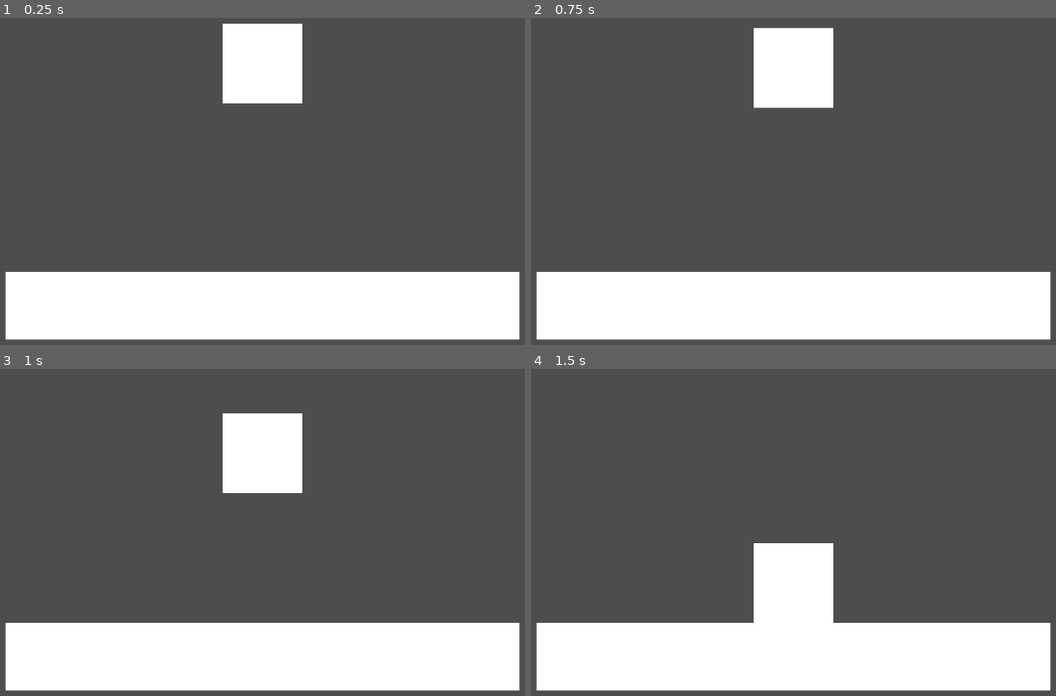
Above: before the commit, frames 1-4 (two rows, left to right).
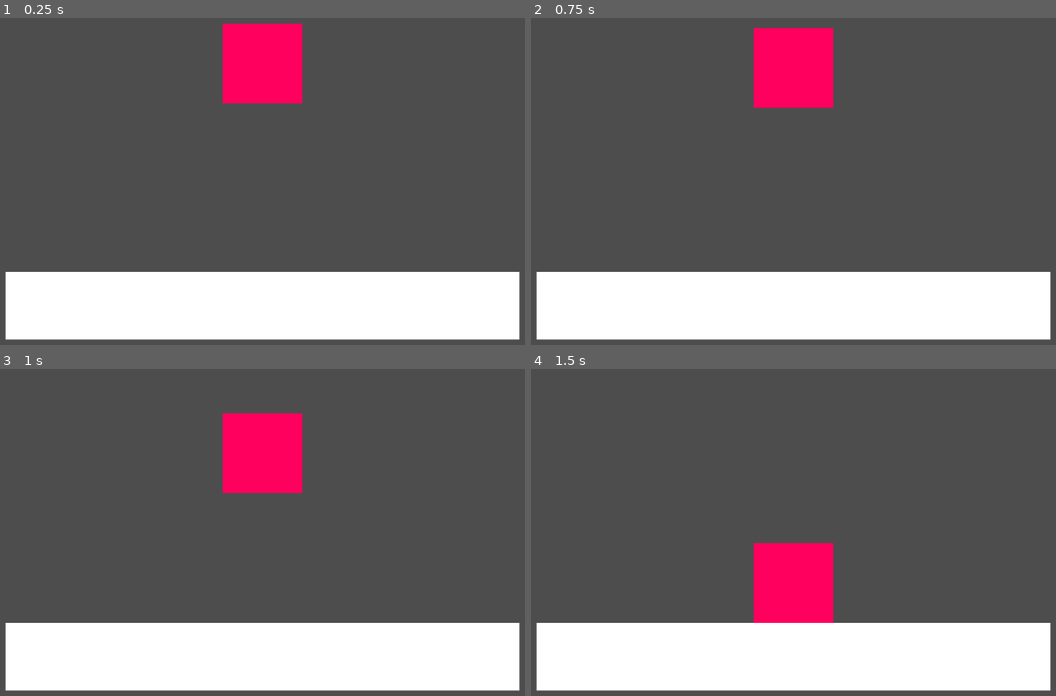
Above: after the commit, the same moments.

Repository: Tassnaz/FallingBlock
Game: Godot game, scene res://Scenes/main.tscn
Same seed, same stepped clock (60 frames per second), same inputs: the game is played once before the commit and once after it.
Inputs:
- Up to frame 1 (0.25 s): no input
- Up to frame 2 (0.75 s): tap Enter at 0.5 s; tap Space (Drop) at 0.6 s
- Up to frame 3 (1 s): no input
- Up to frame 4 (1.5 s): tap Space (Drop) at 1.35 s

The runs differ from the first frame. In frame 1, 3.7% of the frame differs, in the area x 42-58%, y 1-27%; in frame 2, 3.7%, in the area x 42-58%, y 3-28%; in frame 3, 3.7%; in frame 4, 3.7%.

Commit message:
2025-08-27 14:38
Försökte fixa reset

gick åt helvete

Diff:
--- a/Scenes/block.gd
+++ b/Scenes/block.gd
@@ -1,8 +1,25 @@
 extends RigidBody2D
 
+var BlockStartPos = Vector2()
+var should_reset = false
+
 func _ready():
+	BlockStartPos = self.position
 	freeze = true
 
 func _physics_process(delta):
 	if Input.is_action_just_pressed("Drop"):
 		freeze = false
+
+	if Input.is_action_just_pressed("Reset"):
+		should_reset = true
+
+func _integrate_forces(state):
+	if should_reset:
+		state.transform.origin = BlockStartPos
+		state.linear_velocity = Vector2.ZERO
+		state.angular_velocity = 0.0
+
+		freeze = true
+
+		should_reset = false
--- a/Scenes/main.tscn
+++ b/Scenes/main.tscn
@@ -11,6 +11,7 @@
 [node name="Main" type="Node2D"]
 
 [node name="Block" type="RigidBody2D" parent="."]
+freeze_mode = 1
 script = ExtResource("1_prp2k")
 
 [node name="ColorRect" type="ColorRect" parent="Block"]
@@ -18,6 +19,7 @@
 offset_top = 56.0
 offset_right = 646.0
 offset_bottom = 196.0
+color = Color(1, 0, 0.368627, 1)
 
 [node name="CollisionShape2D" type="CollisionShape2D" parent="Block"]
 position = Vector2(576, 126)
--- a/project.godot
+++ b/project.godot
@@ -23,3 +23,8 @@
 , Object(InputEventKey,"resource_local_to_scene":false,"resource_name":"","device":-1,"window_id":0,"alt_pressed":false …(186 unchanged characters)…
 ]
 }
+Reset={
+"deadzone": 0.5,
+"events": [Object(InputEventKey,"resource_local_to_scene":false,"resource_name":"","device":-1,"window_id":0,"alt_pressed":false,"shift_pressed":false,"ctrl_pressed":false,"meta_pressed":false,"pressed":false,"keycode":0,"physical_keycode":82,"key_label":0,"unicode":114,"location":0,"echo":false,"script":null)
+]
+}
